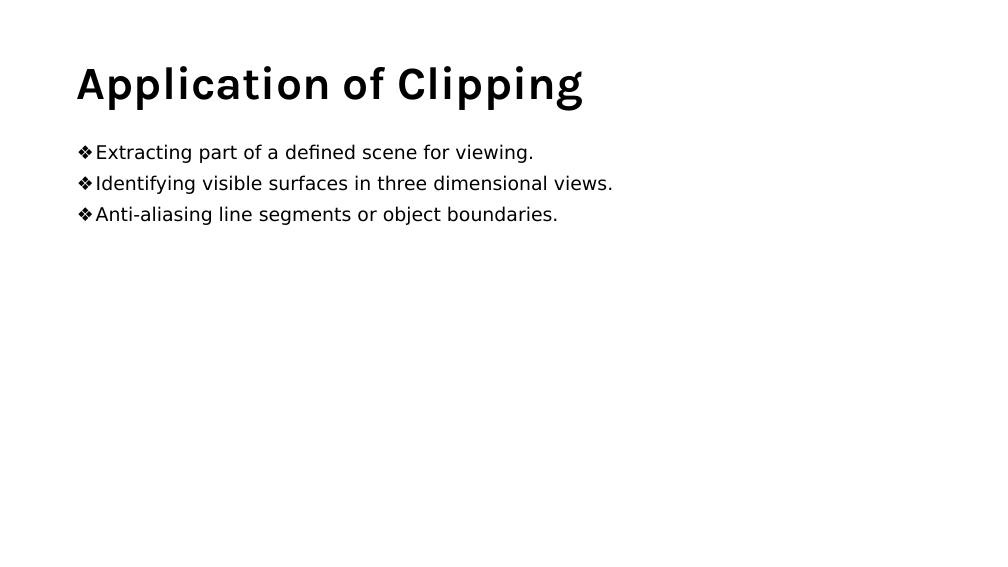
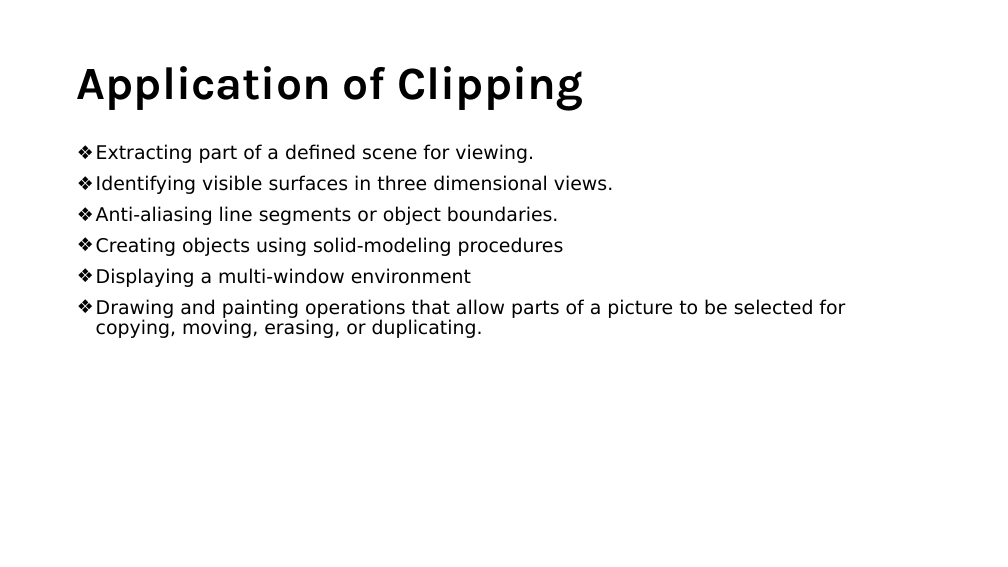
Before and after one commit to YatruHHM/Computer-Graphics-Slides-CSIT, a slide deck: slide 108 of Unit 3 Two-Dimensional Geometric Transformations.pptx (slide 92 before the commit). Drawn at 1008x567 pixels with LibreOffice and Linux fonts; fonts in the diff are those of the drawing. Boxes give left, top, right and bottom in pixels: in the first picture for what was removed or moved away, otherwise in the second. Text is boxed around its words. In the diff, an @@ line names an element or a change of style, - is before the commit and + after.

```diff
--- a/Unit 3 Two-Dimensional Geometric Transformations.pptx
+++ b/Unit 3 Two-Dimensional Geometric Transformations.pptx
@@ text at (96,237,845,338): paragraphs added @@
+❖ Creating objects using solid-modeling procedures
+❖ Displaying a multi-window environment
+❖ Drawing and painting operations that allow parts of a picture to be selected for copying, moving, erasing, or duplicating.
```
Also in this commit, not shown: 20 other slides changed, 36 slides added, 1 slide removed.
